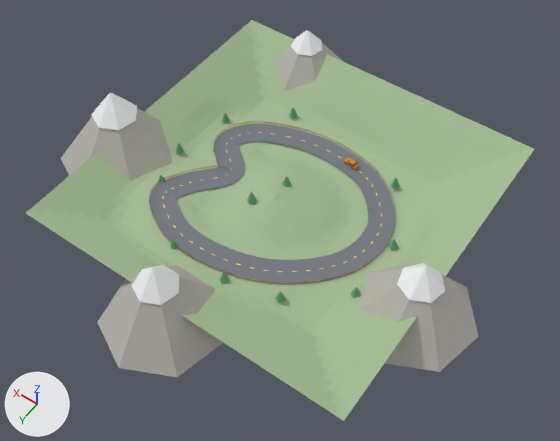
Two versions of the glTF model public/assets/mountain.glb, one commit apart.
Both versions are drawn from a 50 mm camera at (-74.7, 108.3, 161.7) aimed at (-4.0, 9.4, 6.3). The lights are fixed; the arrows at lower left show +X, +Y and +Z. The first picture is the older version. Vertices at exactly the same position are counted once.

Names of what the first picture shows: 'SM_FlawlessRoad', 'SM_Terrain', 'Summit_East_Rock', 'Summit_East_Snow', 'Summit_North_Rock', 'Summit_North_Snow', 'Summit_South_Rock', 'Summit_South_Snow', 'Summit_West_Rock', 'Summit_West_Snow' and 3 more.
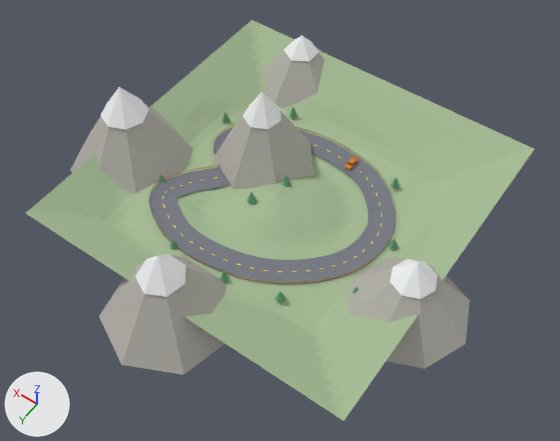
ob_car_bluecoupe is not drawn itself; it is the parent of ob_car_cabin, ob_car_chassis, ob_car_roof, ob_cube, ob_cube_001, ob_cube_002, ob_cube_003, ob_cylinder_012.

Boxes [x1, y1, x2, y2] around the edits, measured in the pictures (560 x 441 px):
'Summit_North_Rock', moved, rescaled (6% taller)
    before: [97, 265, 223, 377]
    after: [99, 256, 226, 375]
'Summit_West_Rock', moved
    before: [358, 262, 479, 372]
    after: [348, 257, 470, 369]
'Summit_East_Rock', reshaped, moved
    before: [61, 108, 172, 181]
    after: [70, 103, 193, 193]
'Summit_Ahead_Rock', added
    after: [212, 111, 314, 189]
'Summit_South_Rock', moved
    before: [276, 42, 344, 91]
    after: [264, 46, 325, 108]
'Summit_North_Snow', moved
    before: [132, 265, 179, 305]
    after: [135, 254, 186, 297]
'Summit_West_Snow', moved
    before: [397, 263, 445, 303]
    after: [390, 259, 437, 299]
'Summit_East_Snow', moved
    before: [92, 93, 137, 130]
    after: [100, 87, 149, 130]
'Summit_Ahead_Snow', added
    after: [243, 92, 281, 129]
'Summit_South_Snow', moved
    before: [291, 30, 323, 56]
    after: [284, 35, 319, 62]
'Car_Chassis', turned
    before: [343, 157, 358, 170]
    after: [344, 157, 358, 170]
'Car_Roof', turned
    before: [348, 159, 356, 165]
    after: [348, 158, 356, 164]
'Car_Cabin', turned (not visible afterwards)
    before: [347, 161, 357, 167]

The edits, one by one:
me_cone is used by ob_summit_east_rock; location (48.0, 12.0, 12.0).
me_cone had 8 vertices, 12 faces and spanned x -17.5..17.5, y -16.2..18.0, z -12.0..12.0.
me_cone now has 9 vertices, 14 faces and spans x -18.0..18.0, y -18.0..18.0, z -14.0..14.0.
me_cone part 1: the whole mesh is rebuilt.
me_cone_002 is used by ob_summit_north_rock; location (4.0, 46.0, 11.0).
me_cone_002 had 8 vertices, 12 faces and spanned x -15.6..15.6, y -14.4..16.0, z -11.0..11.0.
me_cone_002 now has 8 vertices, 12 faces and spans x -16.6..16.6, y -15.3..17.0, z -12.0..12.0.
me_cone_002 part 2: the whole mesh is scaled about its middle by (1.06, 1.06, 1.09).
Mesh me_cone_001_1 is new.
It is a 7-sided cone pointing to +z spanning x -5.12..5.12, y -4.73..5.25, z -4.16..4.16.
It uses material mat_mat_snow (white #fafcfe).
Mesh me_cone_1 is new.
It is a 7-sided cone pointing to +z spanning x -14.6..14.6, y -13.5..15.0, z -13.0..13.0.
It uses material mat_mat_cliff (grey #b8b5ad).
Object 'Car_BlueCoupe' (ob_car_bluecoupe) turns from (0, 0, -99) to (0, 0, 0) degrees about x, y and z.
Object 'Summit_East_Rock' (ob_summit_east_rock) moves from (48.0, 12.0, 12.0) to (44.0, 12.0, 14.0).
Object 'Summit_East_Snow' (ob_summit_east_snow) moves from (48.0, 12.0, 20.2) to (44.0, 12.0, 23.5).
Object 'Summit_North_Rock' (ob_summit_north_rock) moves from (4.0, 46.0, 11.0) to (4.0, 44.0, 12.0).
Object 'Summit_North_Snow' (ob_summit_north_snow) moves from (4.0, 46.0, 18.5) to (4.0, 44.0, 20.2).
Object 'Summit_South_Rock' (ob_summit_south_rock) moves from (25.0, -45.0, 9.0) to (25.0, -42.0, 9.0).
Object 'Summit_South_Snow' (ob_summit_south_snow) moves from (25.0, -45.0, 15.1) to (25.0, -42.0, 15.1).
Object 'Summit_West_Rock' (ob_summit_west_rock) moves from (-44.0, 10.0, 10.0) to (-42.0, 10.0, 10.0).
Object 'Summit_West_Snow' (ob_summit_west_snow) moves from (-44.0, 10.0, 16.8) to (-42.0, 10.0, 16.8).
Object 'Summit_Ahead_Snow' (ob_summit_ahead_snow) is new; it shows me_cone_001_1.
Its location is (14.0, -8.0, 23.3).
Object 'Summit_Ahead_Rock' (ob_summit_ahead_rock) is new; it shows me_cone_1.
Its location is (14.0, -8.0, 14.5).
